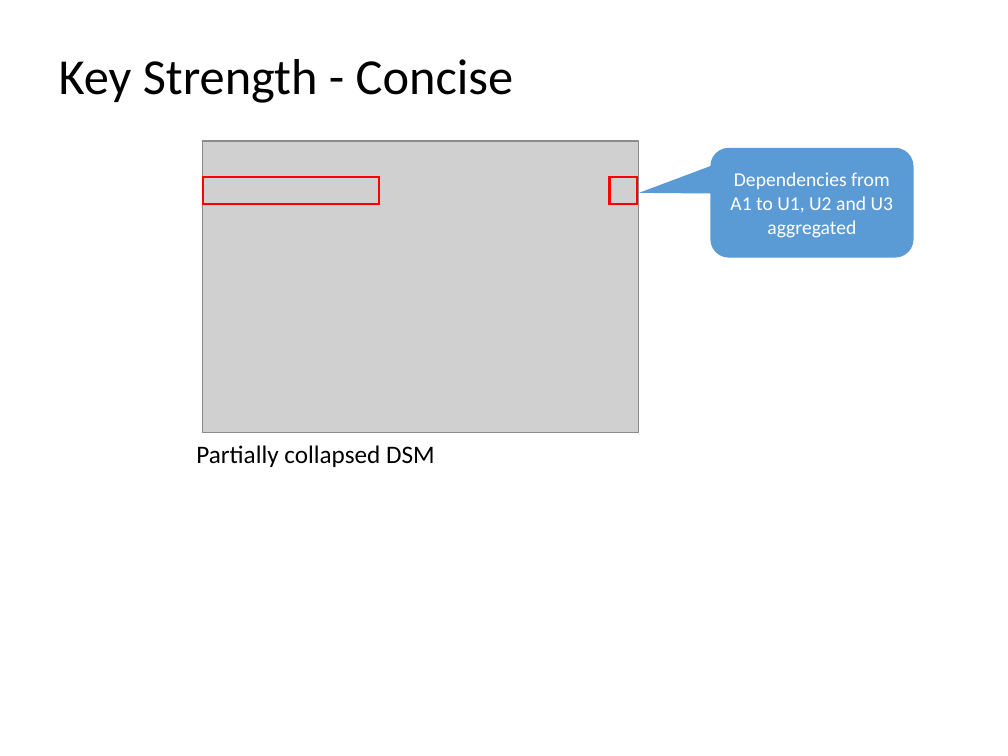
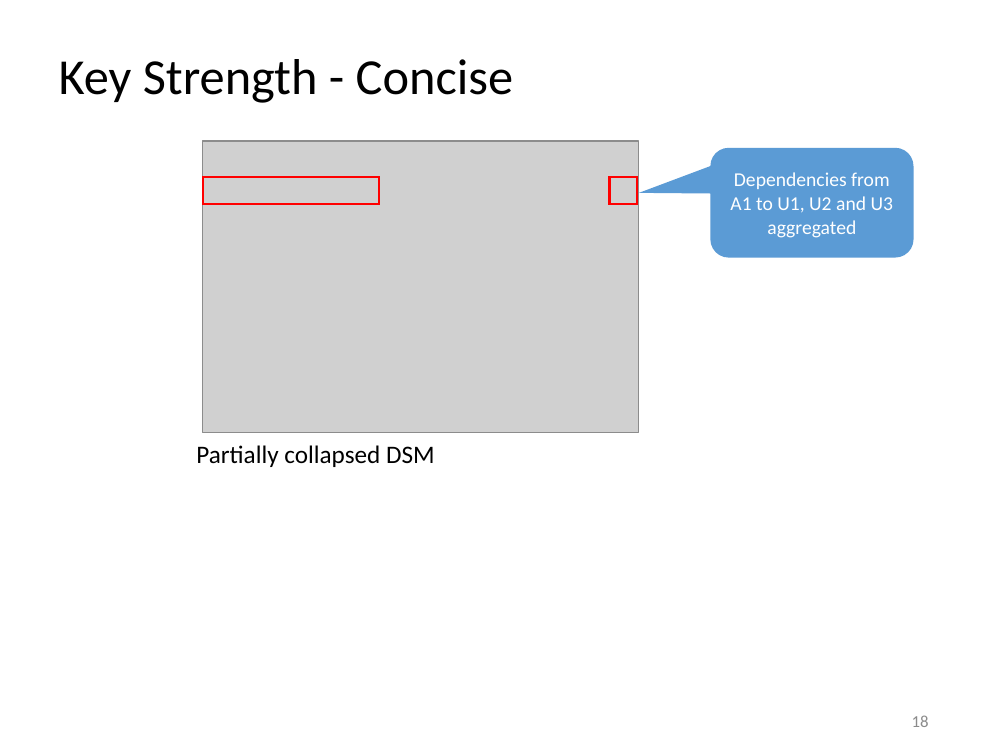
Before and after one commit to dsmsuite/dsmsuite.github.io, a slide deck: slide 18 of documents/DsmPresentation.pptx (slide 16 before the commit). Drawn at 1008x756 pixels with LibreOffice and Linux fonts; fonts in the diff are those of the drawing; grey boxes stand for pictures. Boxes give left, top, right and bottom in pixels: in the first picture for what was removed or moved away, otherwise in the second. Text is boxed around its words. In the diff, an @@ line names an element or a change of style, - is before the commit and + after.

```diff
--- a/documents/DsmPresentation.pptx
+++ b/documents/DsmPresentation.pptx
@@ page number added at bbox=[912, 715, 929, 727], 12 pt, text #8C8C8C @@
+18
```
Also in this commit, not shown: 24 other slides changed, 20 slides added, 4 slides removed.
